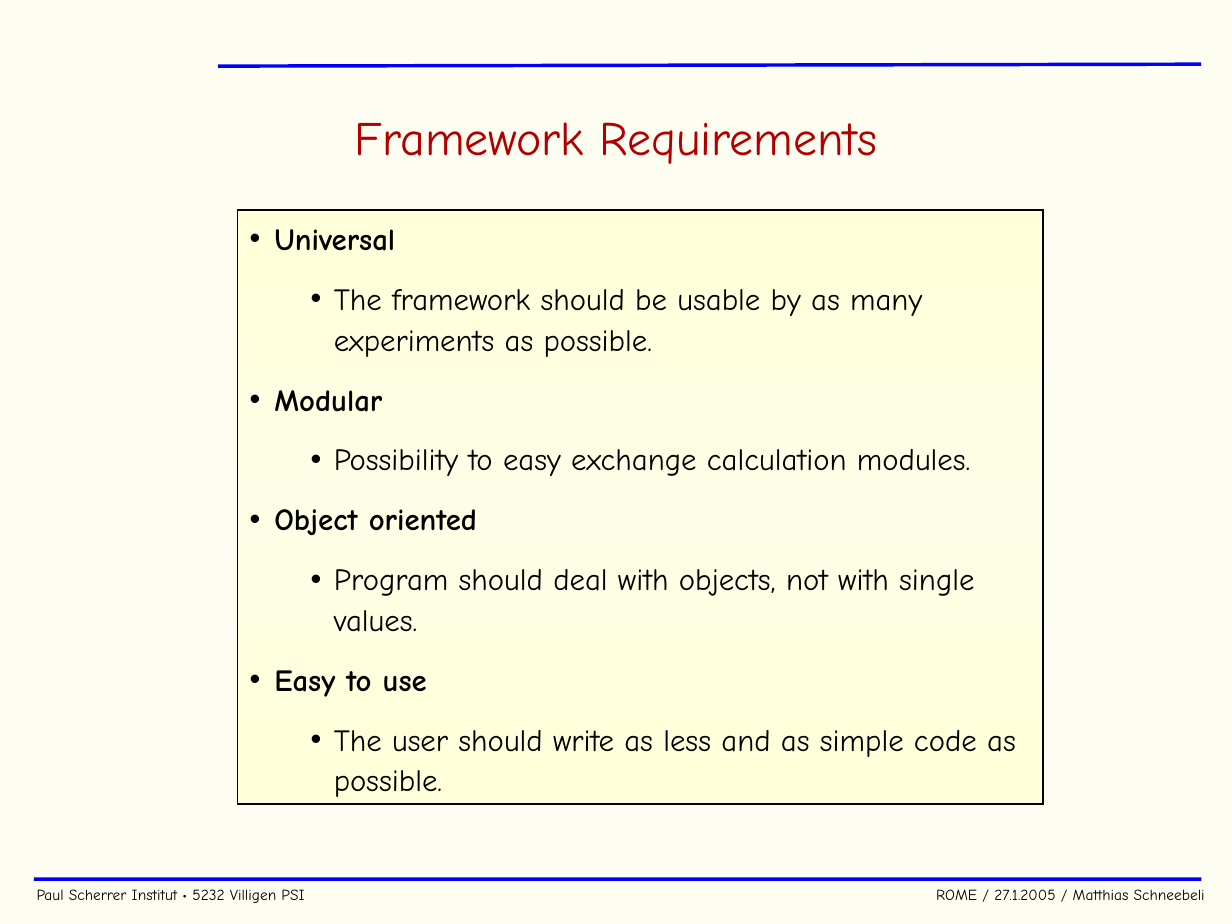
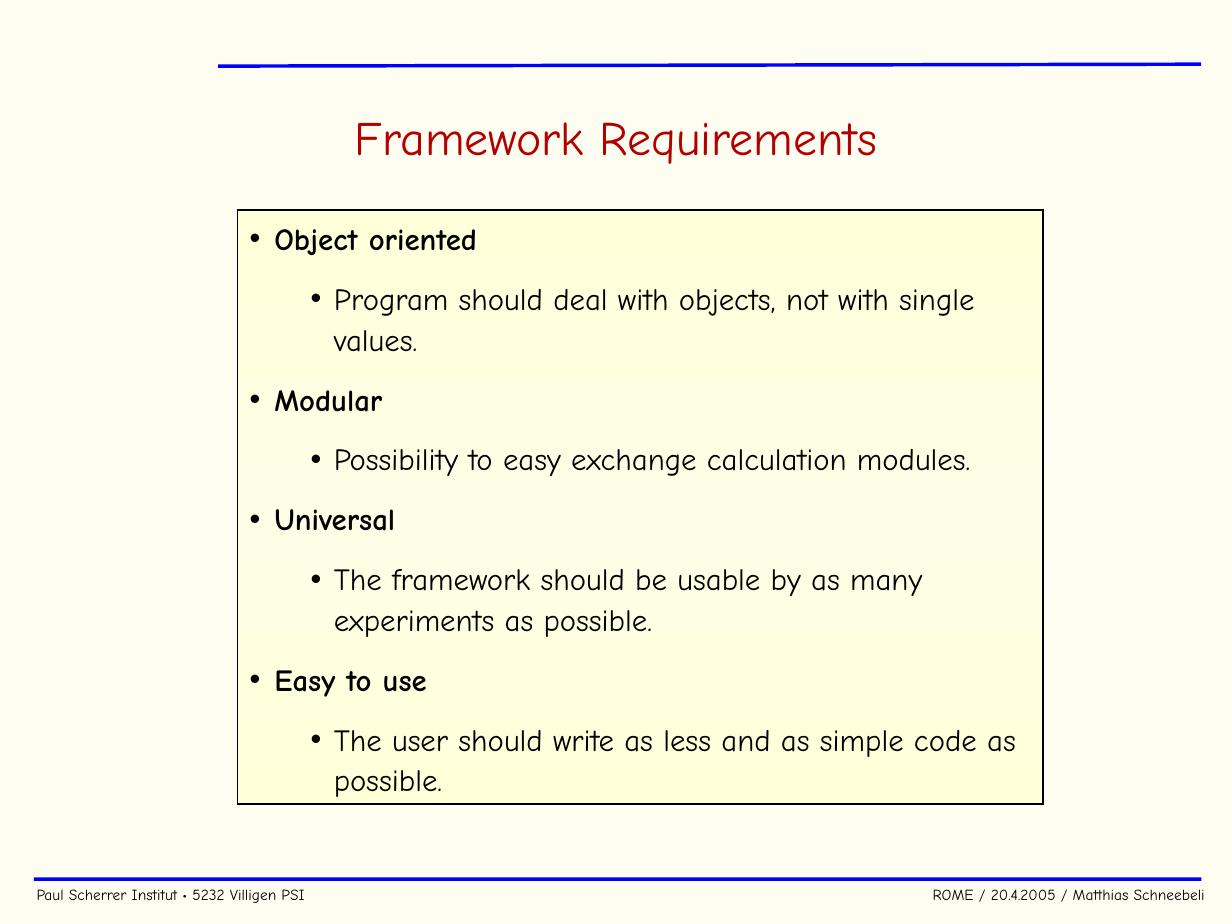
Before and after one commit to cjpl/rome, a slide deck: slide 13 of documentation/ROME.ppt (slide 5 before the commit). Drawn at 1232x924 pixels with LibreOffice and Linux fonts; fonts in the diff are those of the drawing; background and template pictures are left out. Boxes give left, top, right and bottom in pixels: in the first picture for what was removed or moved away, otherwise in the second. Text is boxed around its words. In the diff, an @@ line names an element or a change of style, - is before the commit and + after.

```diff
--- a/documentation/ROME.ppt
+++ b/documentation/ROME.ppt
@@ text in rectangle at [274, 229, 974, 476]: paragraphs added @@
+• Object oriented
+  • Program should deal with objects, not with single values.
+• Modular
+  • Possibility to easy exchange calculation modules.
@@ text in rectangle at [274, 390, 974, 632]: paragraphs removed @@
-• Modular
-  • Possibility to easy exchange calculation modules.
-• Object oriented
-  • Program should deal with objects, not with single values.
@@ text at [37, 889, 1205, 903]: text changed @@
-Paul Scherrer Institut • 5232 Villigen PSI ROME / 27.1.2005 / Matthias Schneebeli
+Paul Scherrer Institut • 5232 Villigen PSI ROME / 20.4.2005 / Matthias Schneebeli
```
Also in this commit, not shown: 38 other slides changed, 17 slides added, 1 slide removed, 1 other file.
